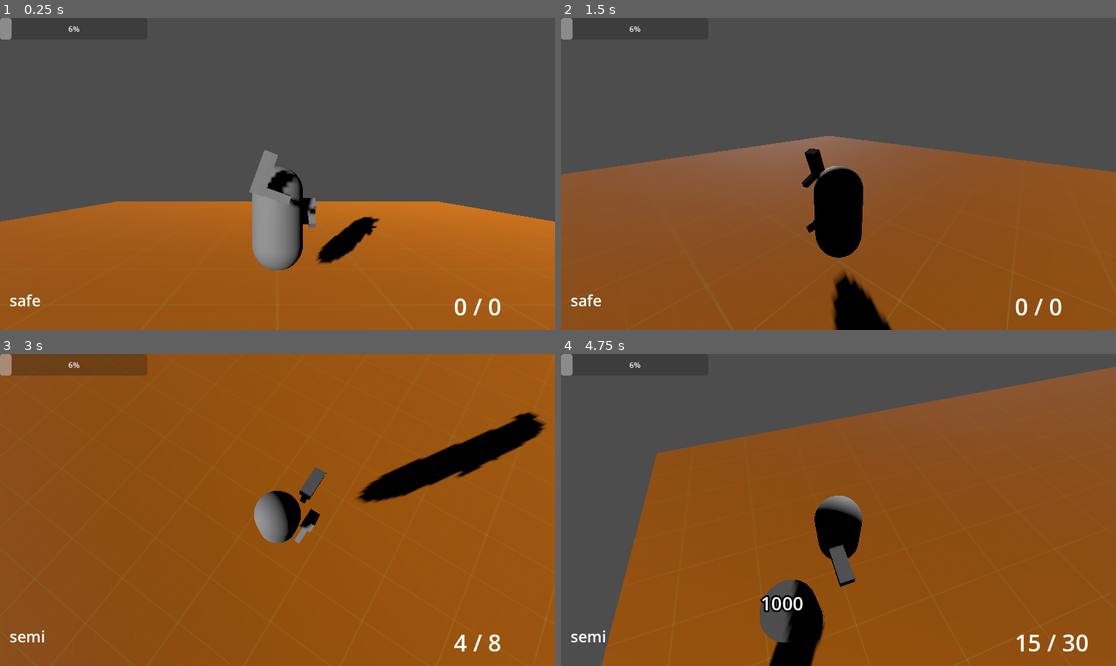
Above: before the commit, frames 1-4 (two rows, left to right).
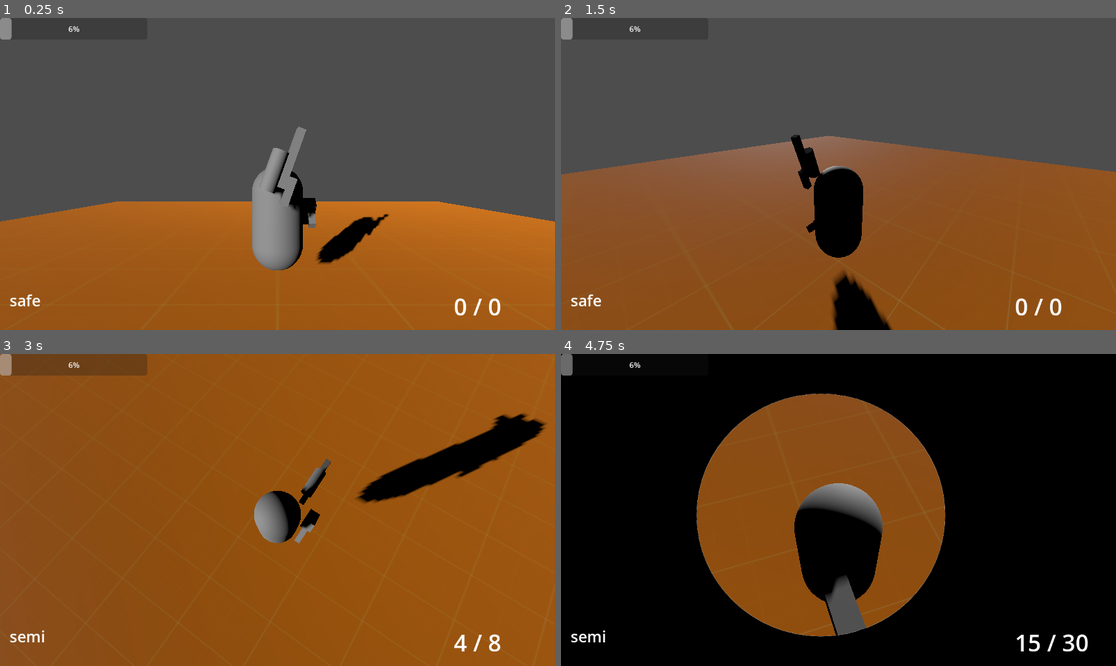
Above: after the commit, the same moments.

Repository: IndustrialDonut/CSGodot
Game: Godot game, scene res://Main.tscn
Same seed, same stepped clock (60 frames per second), same inputs: the game is played once before the commit and once after it.
Inputs (mouse positions are in pixels of both pictures, inside the frame that each line leads up to):
- Up to frame 1 (0.25 s): no input
- Up to frame 2 (1.5 s): tap Enter (ui_accept) at 0.5, 0.77 s; move the mouse to (960, 158) at 0.52 s; hold D (right) 0.53-1.28 s; hold Ctrl (control) 0.53-1.28 s; move the mouse to (727, 189) at 1.27 s; hold S (backward) from 1.28 s (still down); tap Q (last_weapon) at 1.35 s
- Up to frame 3 (3 s): tap Enter (ui_accept) at 1.52, 2.75 s; move the mouse to (333, 441) at 2.02 s; release S (backward) at 2.03 s; press the mouse at (333, 441) at 2.03 s; hold D (right) 2.03-2.78 s; move the mouse to (249, 572) at 2.77 s; release the mouse at (249, 572) at 2.78 s; hold W (forward) from 2.78 s (still down); tap 1 (primary) at 2.85 s
- Up to frame 4 (4.75 s): tap Enter (ui_accept) at 3.02, 3.77, 4.52 s; move the mouse to (1005, 556) at 3.52 s; release W (forward) at 3.53 s; hold Right mouse button (rmb) 3.53-4.28 s; hold A (left) from 3.53 s (still down); move the mouse to (672, 463) at 4.27 s; tap 2 (secondary) at 4.35 s

The runs differ from the first frame. In frame 1, 0.9% of the frame differs, in the area x 44-71%, y 34-68%; in frame 2, 0.4%; in frame 3, 0.4%; in frame 4, 80%, in the area x 0-100%, y 0-100%.

Commit message:
feat: rudimentary AWP / Scope Special added

Diff:
--- a/Player.gd
+++ b/Player.gd
@@ -14,7 +14,7 @@
 
 	var g18 = MasterConfig.config['G18']
 	$Inventory.add_weapon(g18)
-	var g18p = MasterConfig.config['G18-P']
+	var g18p = MasterConfig.config['AWP']
 	$Inventory.add_weapon(g18p)
 
 	#$HUD.set_weapon_component($Weapon)
@@ -91,3 +91,11 @@
 	assert(special, "Cannot assign null special (use specific NoSpecial if this is your intent)")
 	#$SpecialPolicy.set_script(special)
 	Swapper.swap_subbranches($SpecialPolicy, special)
+
+
+func show_scope():
+	$Scope.show()
+
+
+func hide_scope():
+	$Scope.hide()
--- a/Player.tscn
+++ b/Player.tscn
@@ -10,6 +10,7 @@
 [ext_resource type="Script" path="res://magazine_reload_policy.gd" id="6_q0i8v"]
 [ext_resource type="Script" path="res://weapons/Shooter.gd" id="7_6ujti"]
 [ext_resource type="PackedScene" uid="uid://degmr2i0lyaj0" path="res://camera/camera_orbiter.tscn" id="9_lb7n8"]
+[ext_resource type="Texture2D" uid="uid://d30ipc4aifxed" path="res://textures/scope_empty.png" id="11_uuveq"]
 
 [sub_resource type="CapsuleShape3D" id="CapsuleShape3D_0f75c"]
 
@@ -145,3 +146,12 @@
 
 [node name="MobilityPolicy" type="Node" parent="."]
 script = ExtResource("1_ndf45")
+
+[node name="Scope" type="TextureRect" parent="."]
+visible = false
+anchors_preset = 15
+anchor_right = 1.0
+anchor_bottom = 1.0
+grow_horizontal = 2
+grow_vertical = 2
+texture = ExtResource("11_uuveq")
--- a/config/weapons_master_config.gd
+++ b/config/weapons_master_config.gd
@@ -20,4 +20,13 @@
 		"magsize": 4,
 		"magmode": ReloadMode.SINGLE,
 	},
+	"AWP" : {
+		"slot_code": Enums.PRIMARY,
+		"firemode": FireMode.SEMI,
+		"special": ScopedSpecial.new(),
+		"mass" : 5,
+		"model": "res://models/AWP.tscn",
+		"magsize": 4,
+		"magmode": ReloadMode.SINGLE,
+	},
 }
--- /dev/null
+++ b/models/AWP.tscn
@@ -0,0 +1,29 @@
+[gd_scene load_steps=4 format=3 uid="uid://bawfl3gtwyvy4"]
+
+[sub_resource type="BoxMesh" id="BoxMesh_h8x1a"]
+size = Vector3(0.2, 0.2, 1.5)
+
+[sub_resource type="BoxMesh" id="BoxMesh_iqd7w"]
+size = Vector3(0.2, 0.2, 0.7)
+
+[sub_resource type="CylinderMesh" id="CylinderMesh_7gw7m"]
+top_radius = 0.2
+bottom_radius = 0.2
+height = 1.0
+
+[node name="AWP" type="Node3D"]
+
+[node name="MeshInstance3D" type="MeshInstance3D" parent="."]
+transform = Transform3D(0.65, 0, 0, 0, 0.65, 0, 0, 0, 0.65, 0, 0, -0.619615)
+mesh = SubResource("BoxMesh_h8x1a")
+skeleton = NodePath("")
+
+[node name="MeshInstance3D2" type="MeshInstance3D" parent="."]
+transform = Transform3D(0.65, 0, 0, 0, 0.65, 0, 0, 0, 0.65, 0, -0.129955, -0.119609)
+mesh = SubResource("BoxMesh_iqd7w")
+skeleton = NodePath("")
+
+[node name="MeshInstance3D3" type="MeshInstance3D" parent="."]
+transform = Transform3D(0.65, 0, 0, 0, -2.84124e-08, 0.65, 0, -0.65, -2.84124e-08, 0, 0.185552, -0.346882)
+mesh = SubResource("CylinderMesh_7gw7m")
+skeleton = NodePath("")
--- /dev/null
+++ b/weapons/ScopedSpecialPolicy.gd
@@ -0,0 +1,18 @@
+extends Node
+class_name ScopedSpecial
+
+var t = Toggle.new(_apply, _remove)
+
+# Public interface
+func execute(x):
+	t.toggle([x])
+
+
+func _apply(player):
+	player.show_scope()
+	get_tree().root.get_camera_3d().fov = 45
+
+
+func _remove(player):
+	player.hide_scope()
+	get_tree().root.get_camera_3d().fov = 75
Not shown: 1 places in Player.tscn that only renumber resources
Binary file added: textures/scope_empty.png
Not shown, added: textures/scope_empty.png.import
